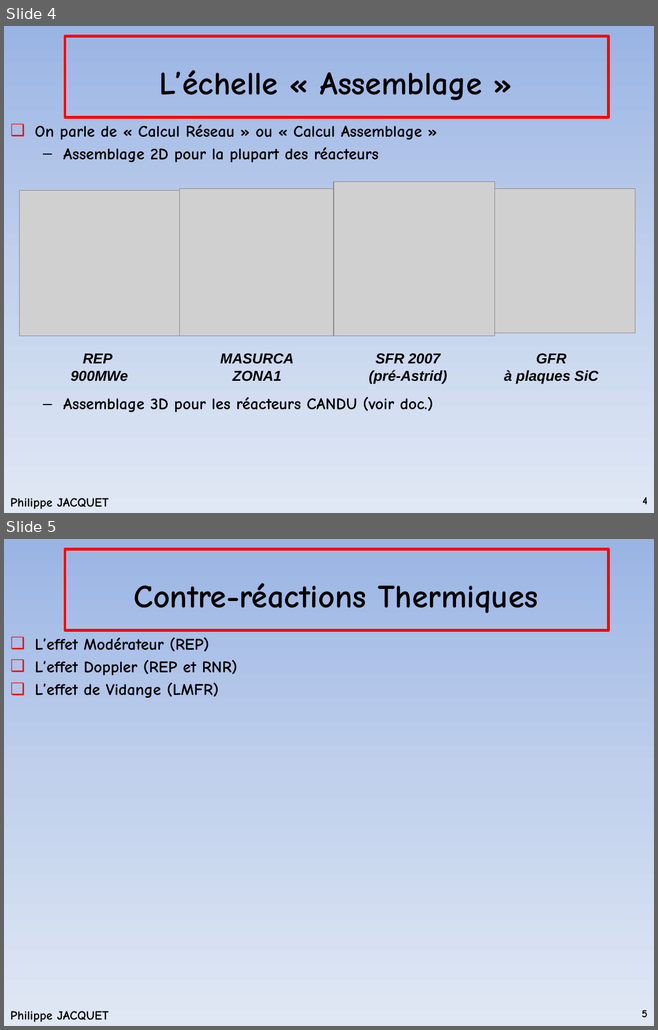
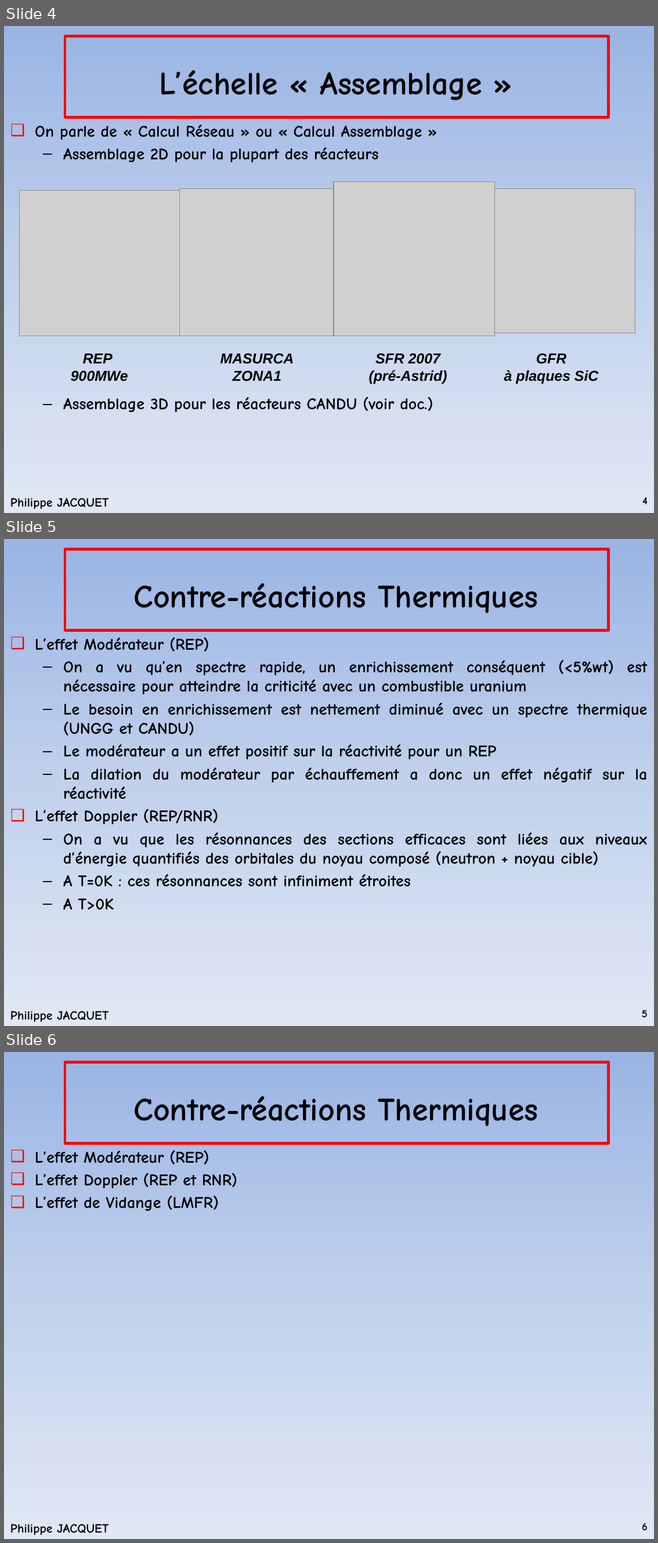
Before and after one commit to phjacquet/physor-smr-cnam, a slide deck: Cours2.pptx. Shown one above the other, each under a label of ours: slides 4 and 5 before the commit, slides 4, 5 and 6 after it. The pictures are 658x1030 and 658x1543 pixels, drawn with LibreOffice and Linux fonts; fonts in the diff are those of the drawing; grey boxes stand for pictures; background and template pictures are left out. Boxes give left, top, right and bottom in pixels: in the first picture for what was removed or moved away, otherwise in the second. Text is boxed around its words. In the diff, an @@ line names an element or a change of style, - is before the commit and + after.

```diff
--- a/Cours2.pptx
+++ b/Cours2.pptx
@@ slide 5 added at box(4, 539, 654, 1026), background gradient #9AB5E4 to #C2D1ED to #E1E8F5; not listed: 2 template elements that a slide beside it also shows @@
@@ title added at box(133, 583, 538, 613), 36 pt, text #000000, bold @@
+Contre-réactions Thermiques
@@ text added at box(35, 637, 647, 910), 18 pt, text #000000, bold @@
+❑ L’effet Modérateur (REP)
+  – On a vu qu’en spectre rapide, un enrichissement conséquent (<5%wt) est nécessaire pour atteindre la criticité avec un combustible uranium
+  – Le besoin en enrichissement est nettement diminué avec un spectre thermique (UNGG et CANDU)
+  – Le modérateur a un effet positif sur la réactivité pour un REP
+  – La dilation du modérateur par échauffement a donc un effet négatif sur la réactivité
+❑ L’effet Doppler (REP/RNR)
+  – On a vu que les résonnances des sections efficaces sont liées aux niveaux d’énergie quantifiés des orbitales du noyau composé (neutron + noyau cible)
+  – A T=0K : ces résonnances sont infiniment étroites
+  – A T>0K
@@ page number added at box(641, 1010, 647, 1017), 12 pt, text #000000, bold @@
+5
@@ what was slide 5 is now slide 6 @@
@@ page number at box(641, 1523, 647, 1530): text changed @@
-5
+6
```
Also in this commit, not shown: 1 other file.
